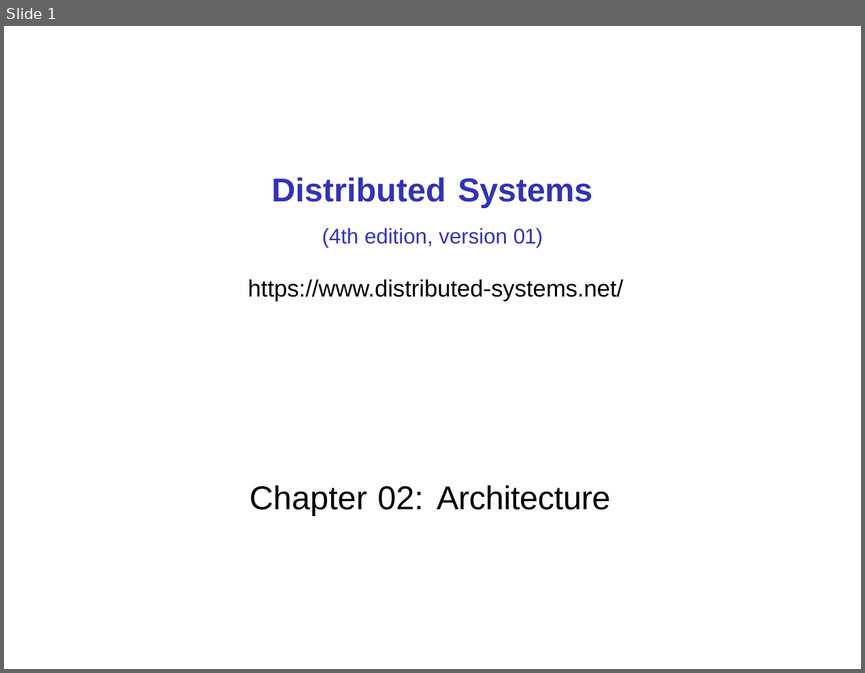
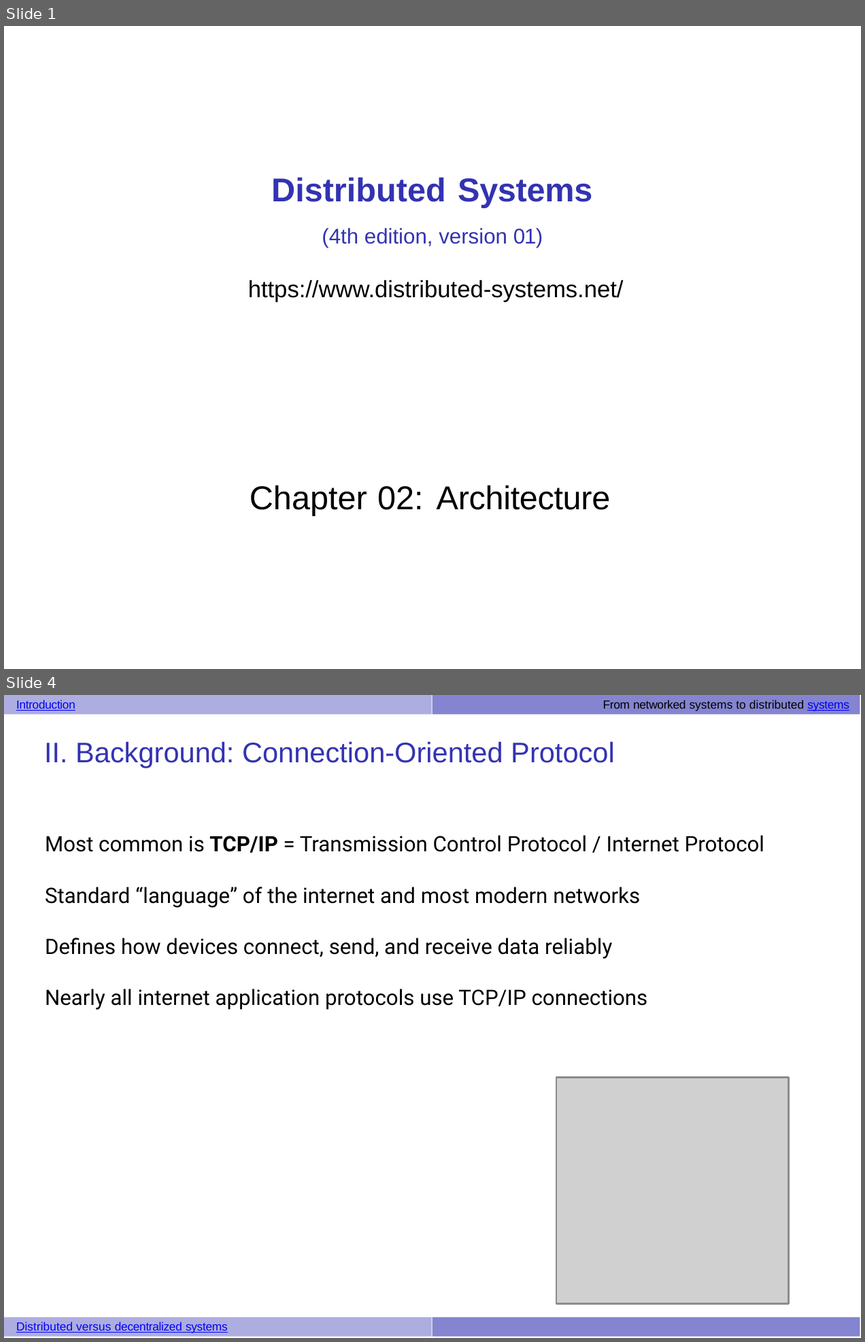
Before and after one commit to UVADS/distributed_computing, a slide deck: 03_dataframes_and_spark_sql/system_architecture_examples.pptx. Shown one above the other, each under a label of ours: slide 1 before the commit, slides 1 and 4 after it; the slides between them are not shown. The pictures are 865x673 and 865x1342 pixels, drawn with LibreOffice and Linux fonts; fonts in the diff are those of the drawing; grey boxes stand for pictures. Boxes give left, top, right and bottom in pixels: in the first picture for what was removed or moved away, otherwise in the second. Text is boxed around its words. In the diff, an @@ line names an element or a change of style, - is before the commit and + after.

```diff
--- a/03_dataframes_and_spark_sql/system_architecture_examples.pptx
+++ b/03_dataframes_and_spark_sql/system_architecture_examples.pptx
@@ slide 4 added at (x1=4, y1=695, x2=861, y2=1338), background #FFFFFF @@
@@ freeform shape added at (x1=4, y1=695, x2=432, y2=714), fill #ADADE0 @@
@@ text added at (x1=16, y1=700, x2=849, y2=711), 5 pt, text #000000 @@
+Introduction From networked systems to distributed systems
@@ freeform shape added at (x1=432, y1=695, x2=861, y2=714), fill #8484D1 @@
@@ title added at (x1=44, y1=742, x2=615, y2=767), 12 pt, text #3333B2 @@
+II. Background: Connection-Oriented Protocol
@@ text added at (x1=45, y1=835, x2=764, y2=1010), 9 pt, text #000000 @@
+Most common is TCP/IP = Transmission Control Protocol / Internet Protocol
+Standard “language” of the internet and most modern networks
+Defines how devices connect, send, and receive data reliably
+Nearly all internet application protocols use TCP/IP connections
@@ picture added at (x1=556, y1=1077, x2=789, y2=1304) @@
@@ freeform shape added at (x1=4, y1=1317, x2=432, y2=1336), fill #ADADE0 @@
@@ text added at (x1=16, y1=1322, x2=228, y2=1334), 5 pt, text #0000FF, underline @@
+Distributed versus decentralized systems
@@ freeform shape added at (x1=432, y1=1317, x2=861, y2=1336), fill #8484D1 @@
```
Also in this commit, not shown: 7 slides changed, 13 other slides added.
